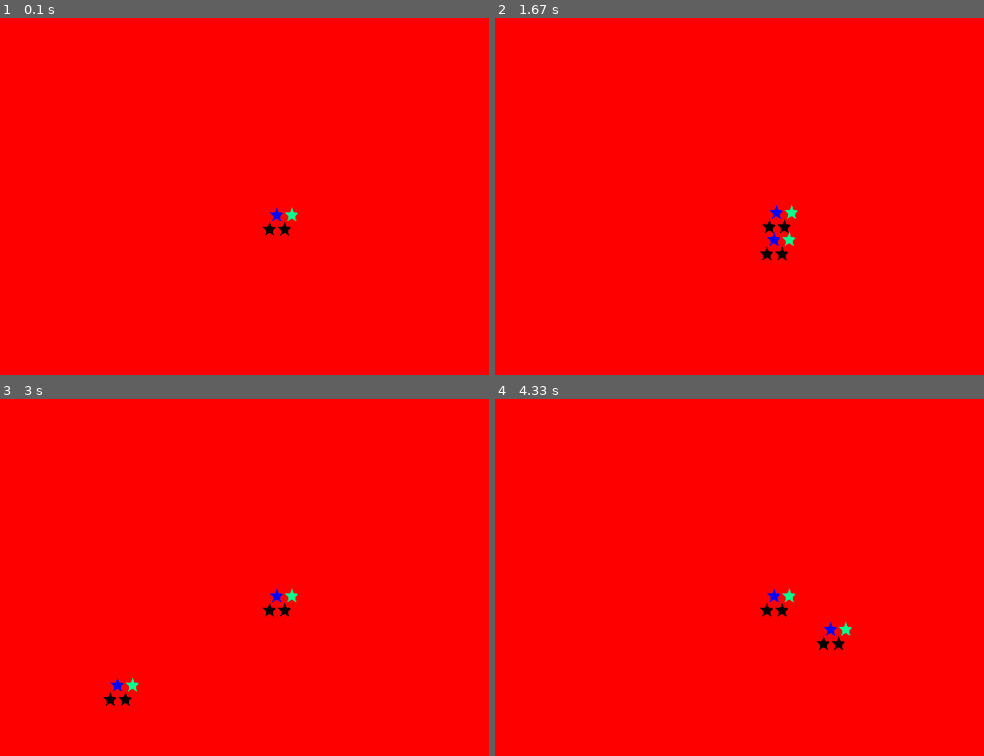
Above: before the commit, frames 1-4 (two rows, left to right).
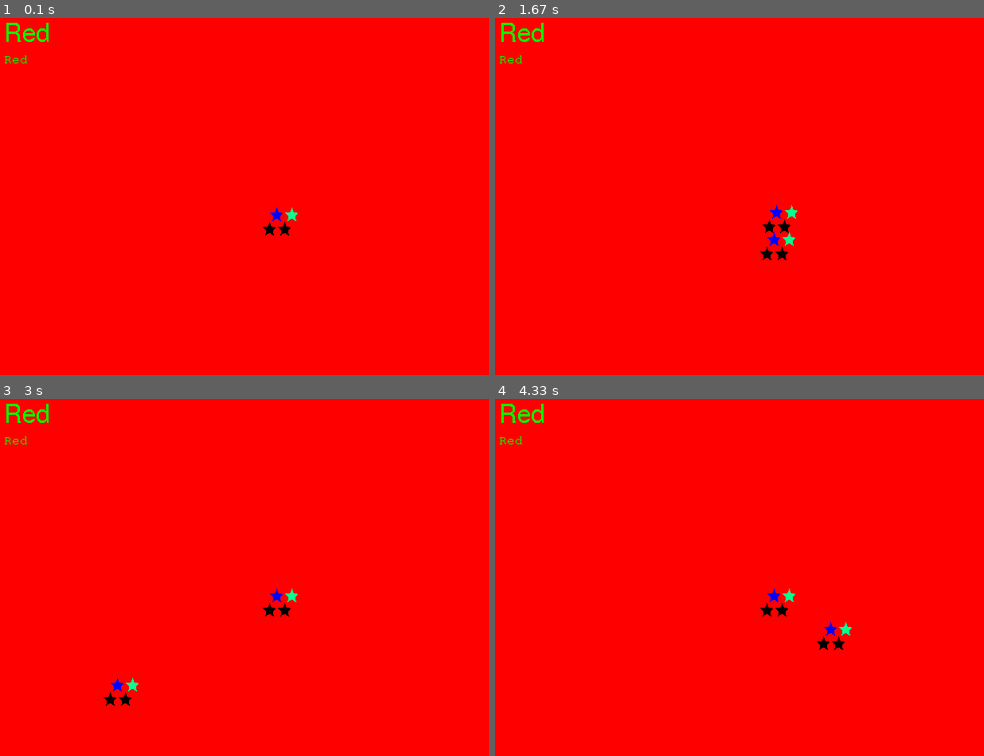
Above: after the commit, the same moments.

Repository: unidavemeyer/pygame-rpg
Game: pygame game, started from example.py
Two runs of this game, one before a commit and one after it. Both use one fixed random seed, a clock stepped at 60 frames per second and the inputs below.
Inputs (mouse positions are in pixels of both pictures, inside the frame that each line leads up to):
- Up to frame 1 (0.1 s): no input
- Up to frame 2 (1.67 s): hold Right 0.33-0.8 s; move the mouse to (724, 221) at 0.37 s; hold Up 0.83-1.13 s; move the mouse to (910, 192) at 0.87 s; hold Right 1.17-1.63 s; move the mouse to (749, 228) at 1.2 s
- Up to frame 3 (3 s): hold Left 1.67-2.2 s; move the mouse to (127, 588) at 1.7 s; hold Down 2.23-2.53 s; move the mouse to (303, 670) at 2.27 s; hold Left 2.57-2.97 s; move the mouse to (92, 673) at 2.6 s
- Up to frame 4 (4.33 s): hold Up 3-3.37 s; move the mouse to (822, 452) at 3.03 s; hold Right 3.4-4.03 s; move the mouse to (930, 720) at 3.43 s; hold Down from 4.07 s (still down); move the mouse to (803, 620) at 4.1 s

The runs differ from the first frame. In frame 1, 0.2% of the frame differs, in the area x 0-10%, y 1-13%; in frame 2, 0.2%; in frame 3, 0.2%; in frame 4, 0.2%.

Commit message:
Added some font/text rendering
Man, this stuff is amazingly simple.  Now I have text!  Next up is to
do some stuff with rectangles -- see if we can do something that makes a
box (geometry drawing primitives!) that will "hold up" the mouse a bit
so that it can't quite go where it wants.  Should be interesting.

Diff:
--- a/example.py
+++ b/example.py
@@ -33,6 +33,7 @@
 colorBlack = pygame.Color(0, 0, 0)
 colorWhite = pygame.Color(255, 255, 255)
 lColor = [colorRed, colorGreen, colorBlue, colorPurple, colorBlack, colorWhite]
+lColorStr = ['Red', 'Green', 'Blue', 'Purple', 'Black', 'White']
 iColor = 0
 
 # load up an image
@@ -40,6 +41,11 @@
 surfStars = pygame.image.load('stars.png')
 posStars = (320, 240)
 posStarsMouse = posStars
+
+# set up a couple of fonts so we can render text
+
+font32 = pygame.font.Font('/usr/share/fonts/truetype/freefont/FreeSans.ttf', 32)
+font16 = pygame.font.Font('/usr/share/fonts/truetype/freefont/FreeMono.ttf', 16)
 
 # initialize to first color
 
@@ -88,6 +94,14 @@
 	surfScreen.blit(surfStars, posStars)
 	surfScreen.blit(surfStars, posStarsMouse)
 
+	# generate some text
+
+	surfColor32 = font32.render(lColorStr[iColor], False, lColor[(iColor+1) % len(lColor)]);
+	surfColor16 = font16.render(lColorStr[iColor], False, lColor[(iColor+1) % len(lColor)]);
+
+	surfScreen.blit(surfColor32, (10, 10))
+	surfScreen.blit(surfColor16, (10, 50))
+
 	# refresh the screen -- very important to do at the end of the loop!
 
 	pygame.display.update()
